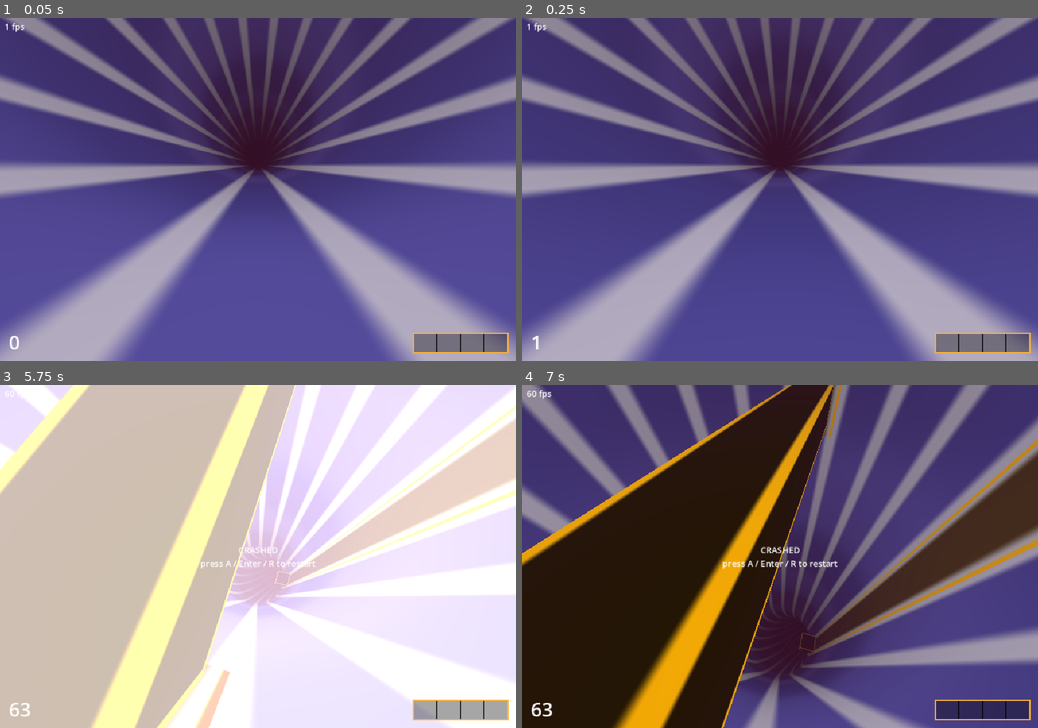
Above: before the commit, frames 1-4 (two rows, left to right).
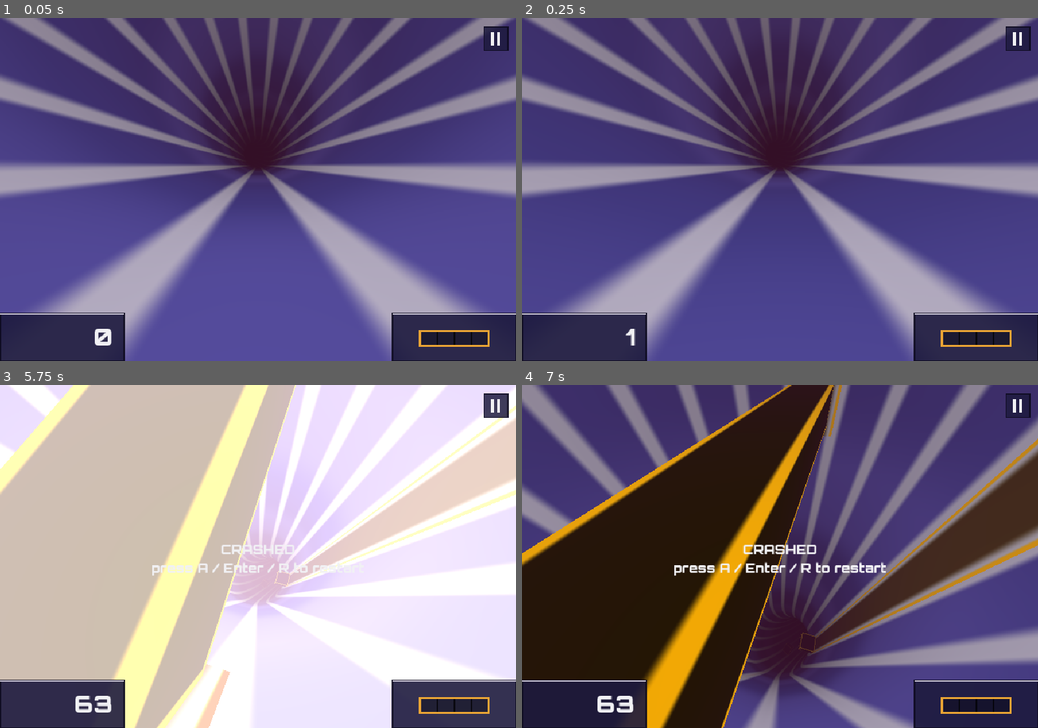
Above: after the commit, the same moments.

Repository: nhermosilla14/xpeedy
Game: Godot game, scene res://src/main.tscn
Two runs of this game, one before a commit and one after it. Both use one fixed random seed, a clock stepped at 60 frames per second and the inputs below.
Inputs (mouse positions are in pixels of both pictures, inside the frame that each line leads up to):
- Up to frame 1 (0.05 s): no input
- Up to frame 2 (0.25 s): no input
- Up to frame 3 (5.75 s): move the mouse to (371, 539) at 0.52 s; hold Right (steer_right) 0.53-1.28 s; click (371, 539) at 0.67 s; move the mouse to (154, 573) at 1.27 s; hold Left (steer_left) 1.28-2.03 s; click (154, 573) at 1.42 s; move the mouse to (309, 481) at 2.02 s; hold Right (steer_right) 2.03-3.53 s; click (309, 481) at 2.17 s; move the mouse to (232, 625) at 2.77 s; click (232, 625) at 2.92 s; move the mouse to (412, 607) at 3.52 s; hold Left (steer_left) from 3.53 s (still down); click (412, 607) at 3.67 s; move the mouse to (103, 505) at 4.27 s; click (103, 505) at 4.42 s; move the mouse to (283, 556) at 5.02 s; click (283, 556) at 5.17 s
- Up to frame 4 (7 s): tap A at 5.75, 6.5 s; move the mouse to (702, 470) at 5.77 s; release Left (steer_left) at 5.78 s; hold Right (steer_right) from 5.78 s (still down); click (702, 470) at 5.92 s; move the mouse to (893, 539) at 6.52 s; click (893, 539) at 6.67 s

The runs differ from the first frame. In frame 1, 7.2% of the frame differs, in the area x 0-100%, y 1-100%; in frame 2, 7.2%; in frame 3, 7.7%; in frame 4, 7.8%.

Commit message:
Slice 0015 (pending review): Orbitron font, glass HUD panels, pause button, best-score label, --fps

Diff:
--- a/src/core/launch_options.gd
+++ b/src/core/launch_options.gd
@@ -18,6 +18,8 @@
 var start_segment := 0.0
 ## No obstacles and no shield spots (for looking at the tunnel).
 var clean := false
+## Show the frame-rate counter.
+var fps := false
 ## "in", "flat" or "out": start inside the first part of that shape (for looking at it).
 var start_shape := ""
 ## Save the viewport to this PNG after `screenshot_seconds` and quit (for side-by-side reviews).
@@ -56,6 +58,8 @@
 				o.run_seed = value.to_int()
 			"--start-segment":
 				o.start_segment = value.to_float()
+			"--fps":
+				o.fps = true
 			"--clean":
 				o.clean = true
 			"--start-shape":
--- a/src/main.gd
+++ b/src/main.gd
@@ -37,6 +37,9 @@
 	if options == null:
 		options = LaunchOptions.parse(OS.get_cmdline_user_args())
 	Engine.time_scale = options.timescale
+	_fps.visible = options.fps or options.benchmark
+	UiFont.apply(_fps, 10)
+	UiFont.apply(_message, 24)
 	_frame_stats.extra = _state_text
 	var run_seed := options.run_seed
 	if run_seed < 0:
--- a/src/view/hud.gd
+++ b/src/view/hud.gd
@@ -6,8 +6,16 @@
 ## as the original scaled its HUD (doc 17). Read-only: it never changes the model.
 
 const REFERENCE_HEIGHT := 320.0
-const SEGMENT_SIZE := Vector2(22.0, 18.0)
+const SEGMENT_SIZE := Vector2(16.0, 14.0)
 const MARGIN := 8.0
+## Glass panels flush with the bottom corners (ADR 0016), as fractions of the screen.
+const PANEL_WIDTH := 0.24
+const PANEL_HEIGHT := 0.14
+const PANEL_FILL := Color(0.114, 0.102, 0.243, 0.9)
+const PANEL_TOP := Color("C9C4D5")
+const PANEL_LINE := Color(0.05, 0.04, 0.12, 0.9)
+const BEST_SECONDS := 3.0
+const BEST_FADE := 0.5
 const SHIELD_COLOUR := Color(1.0, 0.7, 0.2)
 ## A drop of at least this many segments in one update is a loss (decay moves 0.05 per second).
 const LOSS_MIN := 0.5
@@ -19,16 +27,24 @@
 var shown_slots := 0
 ## Seconds left of the fade-out of the part of the bar that was just lost, 0 when none.
 var loss_left := 0.0
+## The "best score" label: text shown (empty when none) and the seconds it stays before fading.
+var best_text := ""
+var best_left := 0.0
 
 var _score_label := Label.new()
+var _best_label := Label.new()
 var _loss_from := 0.0
 var _loss_to := 0.0
 
 
 func _ready() -> void:
 	mouse_filter = Control.MOUSE_FILTER_IGNORE
-	_score_label.mouse_filter = Control.MOUSE_FILTER_IGNORE
-	add_child(_score_label)
+	for label in [_score_label, _best_label]:
+		label.mouse_filter = Control.MOUSE_FILTER_IGNORE
+		add_child(label)
+	_score_label.horizontal_alignment = HORIZONTAL_ALIGNMENT_RIGHT
+	_best_label.horizontal_alignment = HORIZONTAL_ALIGNMENT_CENTER
+	_best_label.modulate.a = 0.0
 	resized.connect(_layout)
 	_layout()
 
@@ -48,7 +64,18 @@
 		queue_redraw()
 
 
+## Shows "best score: N" at the bottom centre for a few seconds, then fades it out. 0 shows nothing.
+func show_best(score: int) -> void:
+	best_text = "best score: %d" % score if score > 0 else ""
+	best_left = BEST_SECONDS + BEST_FADE if score > 0 else 0.0
+	_best_label.text = best_text
+	_best_label.modulate.a = 1.0 if score > 0 else 0.0
+
+
 func _process(delta: float) -> void:
+	if best_left > 0.0:
+		best_left = maxf(best_left - delta, 0.0)
+		_best_label.modulate.a = clampf(best_left / BEST_FADE, 0.0, 1.0)
 	if loss_left > 0.0:
 		loss_left = maxf(loss_left - delta, 0.0)
 		queue_redraw()
@@ -60,17 +87,49 @@
 
 func _layout() -> void:
 	var s := _scale()
-	_score_label.add_theme_font_size_override("font_size", int(18.0 * s))
-	_score_label.position = Vector2(MARGIN * s, size.y - (MARGIN + 22.0) * s)
+	var panel := _panel_size()
+	UiFont.apply(_score_label, int(22.0 * s))
+	_score_label.position = Vector2(0.0, size.y - panel.y)
+	_score_label.size = Vector2(panel.x - 10.0 * s, panel.y)
+	_score_label.vertical_alignment = VERTICAL_ALIGNMENT_CENTER
+	UiFont.apply(_best_label, int(10.0 * s), Color("9A98A4"))
+	_best_label.position = Vector2(size.x * 0.25, size.y - 22.0 * s)
+	_best_label.size = Vector2(size.x * 0.5, 18.0 * s)
 	queue_redraw()
 
 
+func _panel_size() -> Vector2:
+	return Vector2(size.x * PANEL_WIDTH, size.y * PANEL_HEIGHT)
+
+
+func _draw_panel(rect: Rect2) -> void:
+	var line := maxf(1.0, _scale())
+	draw_rect(rect, PANEL_FILL)
+	draw_rect(rect, PANEL_LINE, false, line)
+	draw_rect(Rect2(rect.position, Vector2(rect.size.x, line * 1.5)), PANEL_TOP)
+
+
+func _draw_pause_button() -> void:
+	var s := _scale()
+	var rect := Rect2(Vector2(size.x - (MARGIN + 22.0) * s, MARGIN * s), Vector2(22.0, 22.0) * s)
+	draw_rect(rect, Color(0.114, 0.102, 0.243, 0.85))
+	draw_rect(rect, PANEL_LINE, false, maxf(1.0, s))
+	for k in 2:
+		draw_rect(Rect2(rect.position + Vector2((6.0 + 6.0 * k) * s, 5.0 * s), Vector2(3.0, 12.0) * s),
+			Color("F1F1F4"))
+
+
 func _draw() -> void:
+	var s := _scale()
+	var panel := _panel_size()
+	_draw_panel(Rect2(Vector2(0.0, size.y - panel.y), panel))
+	_draw_panel(Rect2(Vector2(size.x - panel.x, size.y - panel.y), panel))
+	_draw_pause_button()
 	if shown_slots <= 0:
 		return
-	var s := _scale()
-	var bar := Vector2(SEGMENT_SIZE.x * shown_slots, SEGMENT_SIZE.y) * s
-	var frame := Rect2(Vector2(size.x - MARGIN * s - bar.x, size.y - MARGIN * s - bar.y), bar)
+	var bar := Vector2(minf(SEGMENT_SIZE.x * shown_slots * s, panel.x - 12.0 * s), SEGMENT_SIZE.y * s)
+	var frame := Rect2(Vector2(size.x - panel.x + (panel.x - bar.x) * 0.5,
+		size.y - panel.y + (panel.y - bar.y) * 0.5 + s), bar)
 	draw_rect(frame, Color(0.0, 0.0, 0.0, 0.35))
 	var fill := frame
 	fill.size.x = bar.x * clampf(shown_level / shown_slots, 0.0, 1.0)
--- /dev/null
+++ b/src/view/ui_font.gd
@@ -0,0 +1,20 @@
+class_name UiFont
+## The interface typeface (ADR 0016): Orbitron at its Black weight, SIL OFL (assets/fonts/OFL.txt).
+
+const FONT := preload("res://assets/fonts/Orbitron.ttf")
+
+static var _cached: FontVariation
+
+
+static func get_font() -> FontVariation:
+	if _cached == null:
+		_cached = FontVariation.new()
+		_cached.base_font = FONT
+		_cached.variation_opentype = {TextServerManager.get_primary_interface().name_to_tag("wght"): 900.0}
+	return _cached
+
+
+static func apply(label: Label, size: int, colour := Color("F1F1F4")) -> void:
+	label.add_theme_font_override("font", get_font())
+	label.add_theme_font_size_override("font_size", size)
+	label.add_theme_color_override("font_color", colour)
--- /dev/null
+++ b/tests/unit/test_hud.gd
@@ -0,0 +1,27 @@
+extends TestCase
+
+
+func test_the_font_is_orbitron_black() -> void:
+	var font := UiFont.get_font()
+	check_eq(font.variation_opentype.values()[0], 900.0)
+	check(font.base_font != null, "base font loaded")
+
+
+func test_the_best_score_label_shows_then_fades() -> void:
+	var hud := Hud.new()
+	hud.size = Vector2(480, 320)
+	hud._ready()
+	hud.show_best(1204)
+	check_eq(hud.best_text, "best score: 1204")
+	hud._process(Hud.BEST_SECONDS)
+	check_near(hud._best_label.modulate.a, 1.0, 0.0001, "still shown")
+	hud._process(Hud.BEST_FADE)
+	check_near(hud._best_label.modulate.a, 0.0, 0.0001, "faded")
+	hud.show_best(0)
+	check_eq(hud.best_text, "")
+	hud.free()
+
+
+func test_the_fps_option() -> void:
+	check(LaunchOptions.parse(PackedStringArray(["--fps"])).fps, "fps on")
+	check(not LaunchOptions.parse(PackedStringArray([])).fps, "fps off by default")
Not shown, added: assets/fonts/OFL.txt
Binary file added: assets/fonts/Orbitron.ttf
Not shown, added: src/view/ui_font.gd.uid
Not shown, added: tests/unit/test_hud.gd.uid
Not shown, changed: docs/adr/0016-interface-style.md
Not shown, changed: docs/slices/0015-font-and-hud.md
Not shown, changed: tools/package-portmaster.sh
